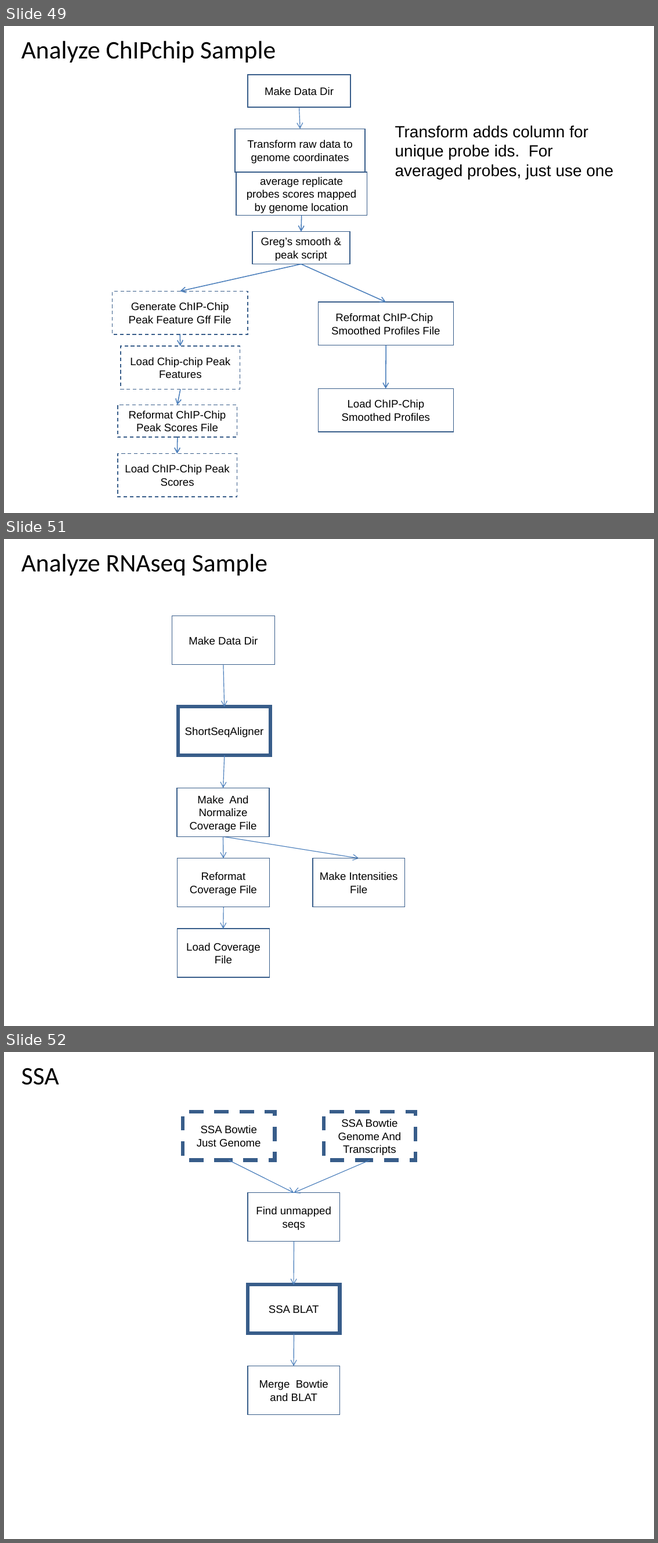
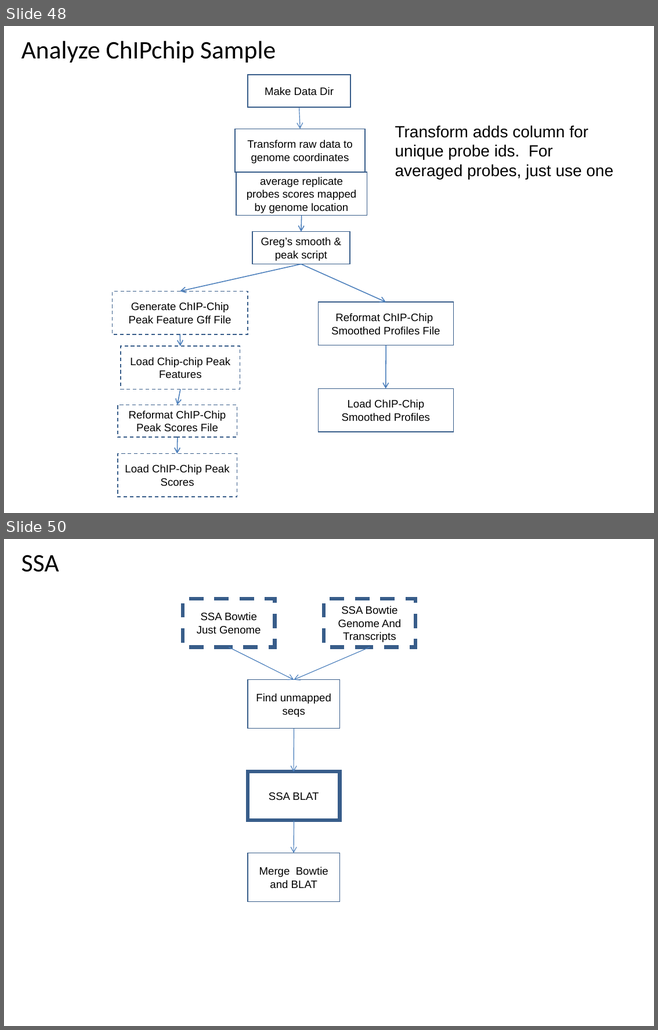
Before and after one commit to VEuPathDB/ApiCommonWorkflow, a slide deck: Main/doc/IntegratedWorkflow.ppt. Shown one above the other, each under a label of ours: slides 49, 51 and 52 before the commit, slides 48 and 50 after it; the slides between them are not shown. The pictures are 658x1543 and 658x1030 pixels, drawn with LibreOffice and Linux fonts; fonts in the diff are those of the drawing. Boxes give left, top, right and bottom in pixels: in the first picture for what was removed or moved away, otherwise in the second. Text is boxed around its words. In the diff, an @@ line names an element or a change of style, - is before the commit and + after.

```diff
--- a/Main/doc/IntegratedWorkflow.ppt
+++ b/Main/doc/IntegratedWorkflow.ppt
@@ slide 51 removed at bbox=[4, 539, 654, 1026], background #FFFFFF @@
@@ title removed at bbox=[21, 553, 267, 576] @@
-Analyze RNAseq Sample
@@ rectangle removed at bbox=[172, 616, 274, 664] @@
-Make Data Dir
@@ arrow removed from (223, 664) to (224, 707) @@
@@ rectangle removed at bbox=[178, 707, 270, 755] @@
-ShortSeqAligner
@@ arrow removed from (224, 755) to (223, 788) @@
@@ rectangle removed at bbox=[177, 788, 269, 837] @@
-Make And Normalize Coverage File
@@ arrow removed from (223, 837) to (359, 859) @@
@@ arrow removed from (223, 837) to (223, 859) @@
@@ rectangle removed at bbox=[177, 859, 270, 907] @@
-Reformat Coverage File
@@ rectangle removed at bbox=[313, 859, 405, 907] @@
-Make Intensities File
@@ arrow removed from (224, 907) to (223, 929) @@
@@ rectangle removed at bbox=[177, 929, 270, 977] @@
-Load Coverage File
@@ what was slide 49 is now slide 48 @@
@@ what was slide 52 is now slide 50 @@
```
Also in this commit, not shown: 3 slides changed, 1 other slide removed, 4 other files.
